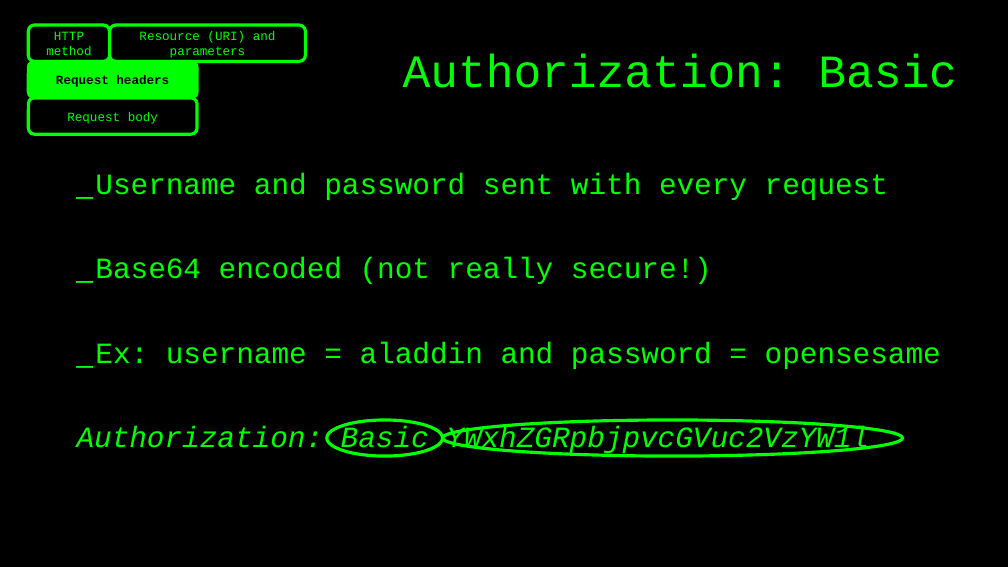
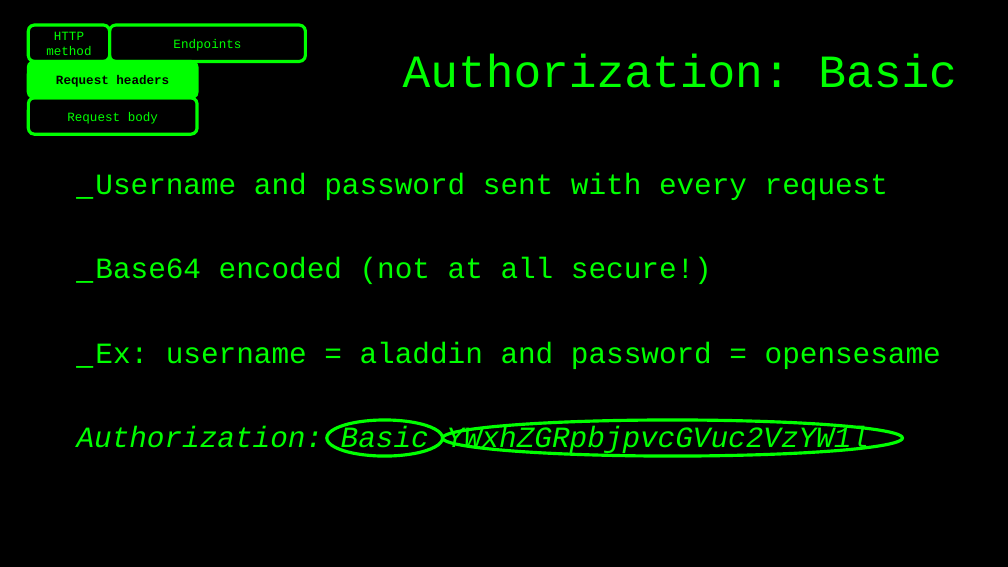
Before and after one commit to basdijkstra/requests-workshop, a slide deck: slide 19 of python-requests-workshop.pptx (slide 18 before the commit). Drawn at 1008x567 pixels with LibreOffice and Linux fonts; fonts in the diff are those of the drawing. Boxes give left, top, right and bottom in pixels: in the first picture for what was removed or moved away, otherwise in the second. Text is boxed around its words. In the diff, an @@ line names an element or a change of style, - is before the commit and + after.

```diff
--- a/python-requests-workshop.pptx
+++ b/python-requests-workshop.pptx
@@ text in rounded rectangle at (x1=173, y1=39, x2=241, y2=51): text changed @@
-Resource (URI) and parameters
+Endpoints
@@ text at (x1=95, y1=257, x2=712, y2=284): text changed @@
-_ Base64 encoded (not really secure!)
+_ Base64 encoded (not at all secure!)
```
Also in this commit, not shown: 13 other slides changed, 2 slides added, 9 slides removed, 2 other files.
